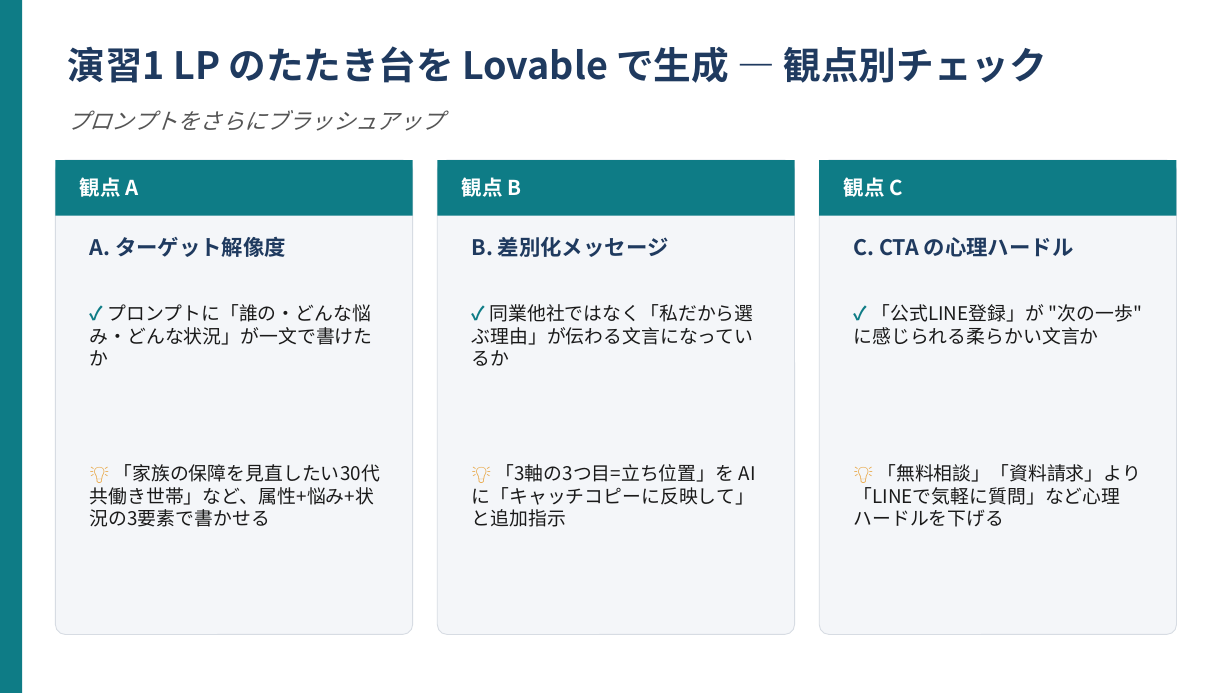
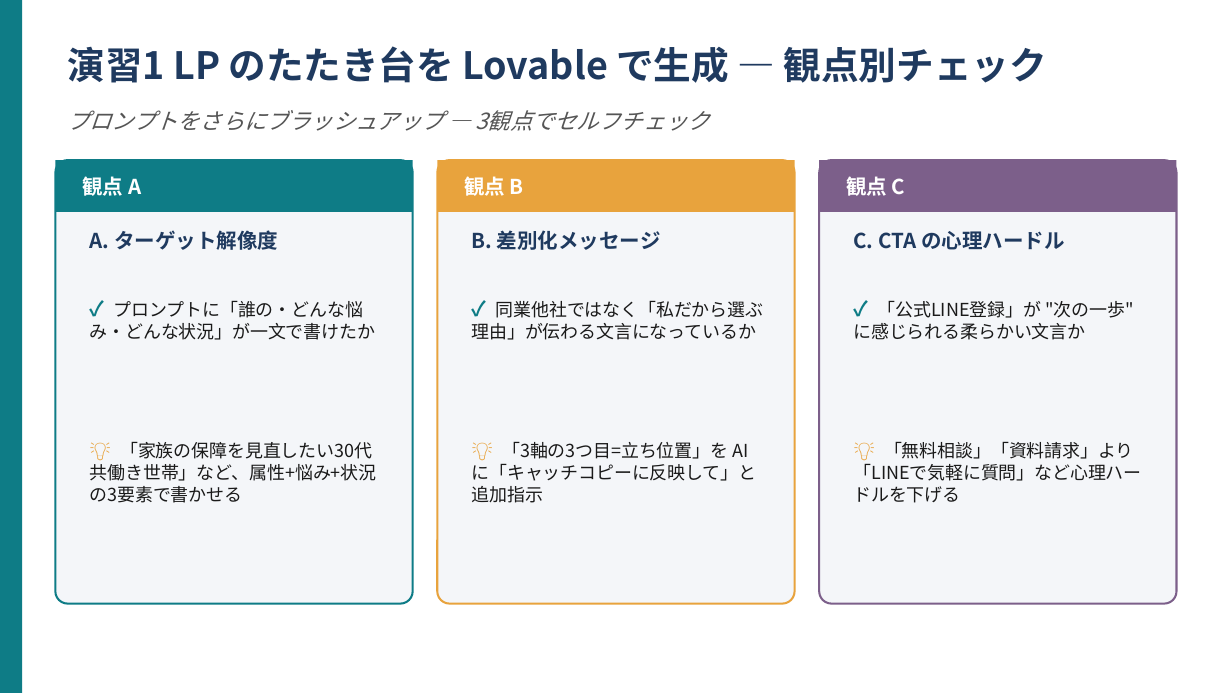
Before and after one commit to kana-story-321/github.io, a slide deck: slide 5 of lecture_pptx/out/work01_basic_student.pptx. Drawn at 1232x693 pixels with LibreOffice and Linux fonts; fonts in the diff are those of the drawing. Boxes give left, top, right and bottom in pixels: in the first picture for what was removed or moved away, otherwise in the second. Text is boxed around its words. In the diff, an @@ line names an element or a change of style, - is before the commit and + after.

```diff
--- a/lecture_pptx/out/work01_basic_student.pptx
+++ b/lecture_pptx/out/work01_basic_student.pptx
@@ text at box(68, 110, 710, 131): text changed @@
-プロンプトをさらにブラッシュアップ
+プロンプトをさらにブラッシュアップ — 3観点でセルフチェック
@@ rectangle: place and size @@
-rectangle at box(55, 160, 413, 216)
+rectangle at box(55, 160, 413, 212)
@@ rounded rectangle: place and size @@
-rounded rectangle at box(55, 160, 413, 634)
+rounded rectangle at box(55, 160, 413, 604)
@@ rounded rectangle at box(55, 160, 413, 604): outline #D7DCE3 0.5 pt to #0E7C86 1.2 pt; proportions changed @@
@@ rectangle: place and size @@
-rectangle at box(437, 160, 795, 216)
+rectangle at box(437, 160, 795, 212)
@@ rectangle at box(437, 160, 795, 212): fill #0E7C86 to #E8A33D @@
@@ rounded rectangle: place and size @@
-rounded rectangle at box(437, 160, 795, 634)
+rounded rectangle at box(437, 160, 795, 604)
@@ rounded rectangle at box(437, 160, 795, 604): outline #D7DCE3 0.5 pt to #E8A33D 1.2 pt; proportions changed @@
@@ rectangle: place and size @@
-rectangle at box(819, 160, 1177, 216)
+rectangle at box(819, 160, 1177, 212)
@@ rectangle at box(819, 160, 1177, 212): fill #0E7C86 to #7C5F8A @@
@@ rounded rectangle: place and size @@
-rounded rectangle at box(819, 160, 1177, 634)
+rounded rectangle at box(819, 160, 1177, 604)
@@ rounded rectangle at box(819, 160, 1177, 604): outline #D7DCE3 0.5 pt to #7C5F8A 1.2 pt; proportions changed @@
@@ size 12.5 to 12 pt in 3 elements at box(90, 230, 278, 250), box(472, 230, 661, 250), box(854, 231, 1065, 250) @@
@@ size 11 to 12 pt in "✓"; size 11 to 10.5 pt in 3 elements at box(90, 300, 375, 340), box(472, 300, 764, 340), box(854, 300, 1133, 340) @@
@@ 3 texts: place and size @@
-3 texts at box(90, 464, 1141, 527)
+3 texts at box(90, 441, 1142, 503)
@@ size 11 to 12 pt in "💡"; size 11 to 10.5 pt in 3 elements at box(90, 441, 377, 503), box(472, 441, 757, 503), box(854, 441, 1142, 503) @@
```
Also in this commit, not shown: 3 other slides changed, 8 other files.
